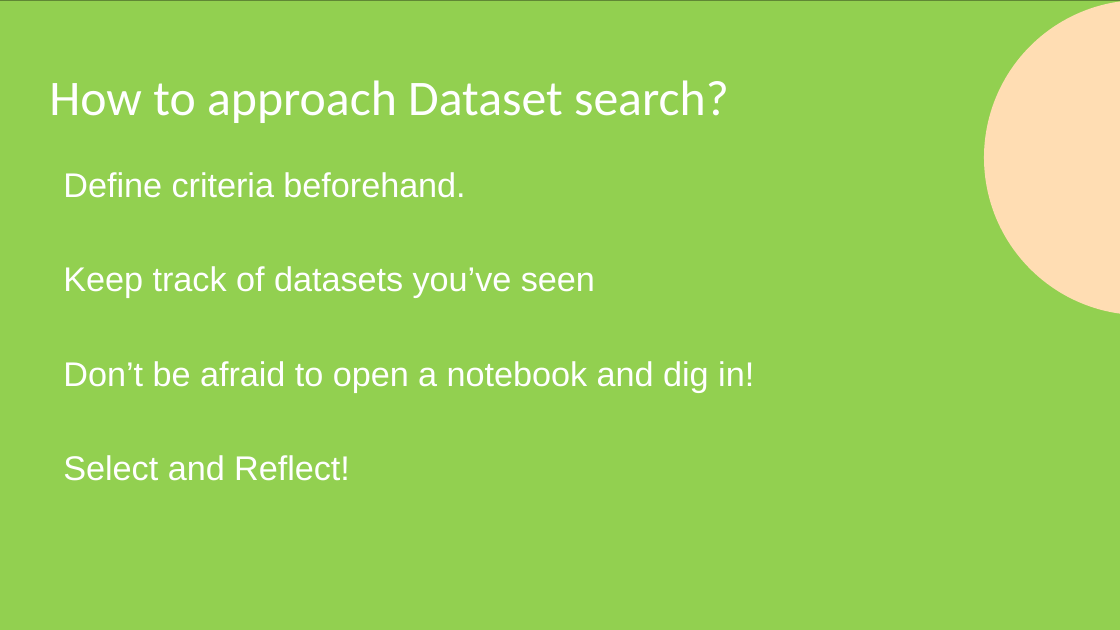
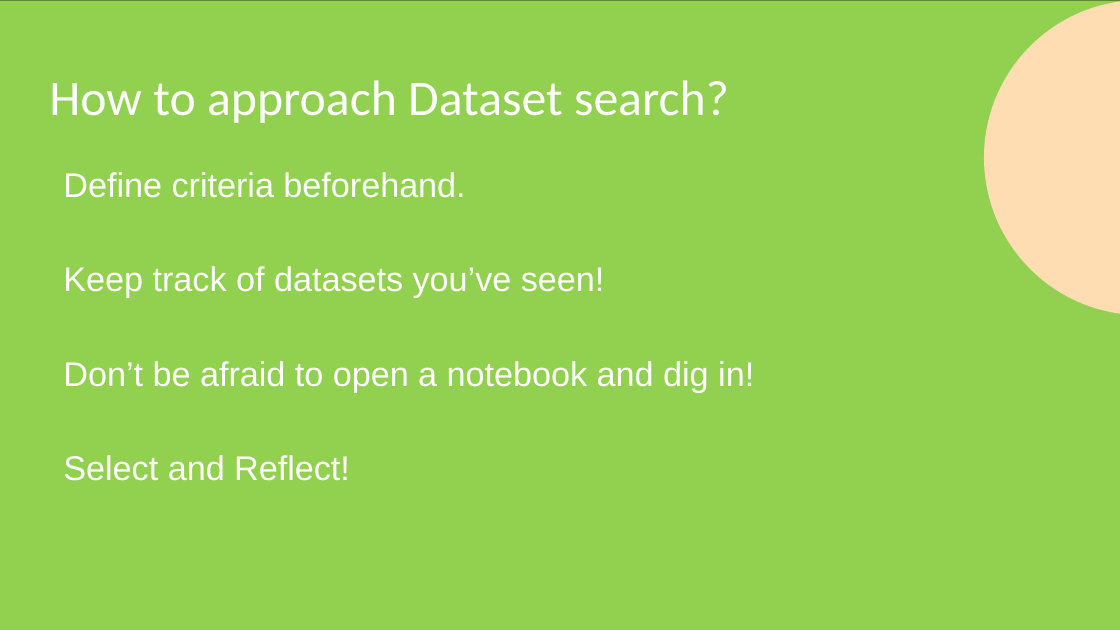
Before and after one commit to frank-trollmann/machine-learning_example-project, a slide deck: slide 10 of documentation/Session 1.pptx. Drawn at 1120x630 pixels with LibreOffice and Linux fonts; fonts in the diff are those of the drawing. Boxes give left, top, right and bottom in pixels: in the first picture for what was removed or moved away, otherwise in the second. Text is boxed around its words. In the diff, an @@ line names an element or a change of style, - is before the commit and + after.

```diff
--- a/documentation/Session 1.pptx
+++ b/documentation/Session 1.pptx
@@ text at <box>63,266,605,298</box>: text changed @@
-Keep track of datasets you’ve seen
+Keep track of datasets you’ve seen!
```
Also in this commit, not shown: 6 other slides changed, 2 other files.
